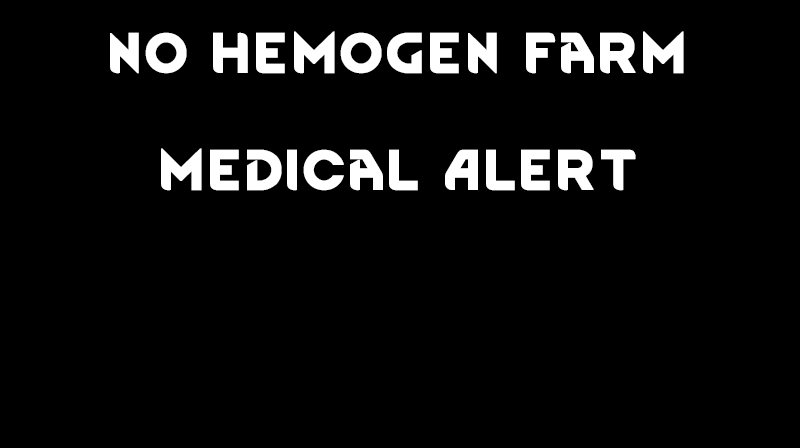
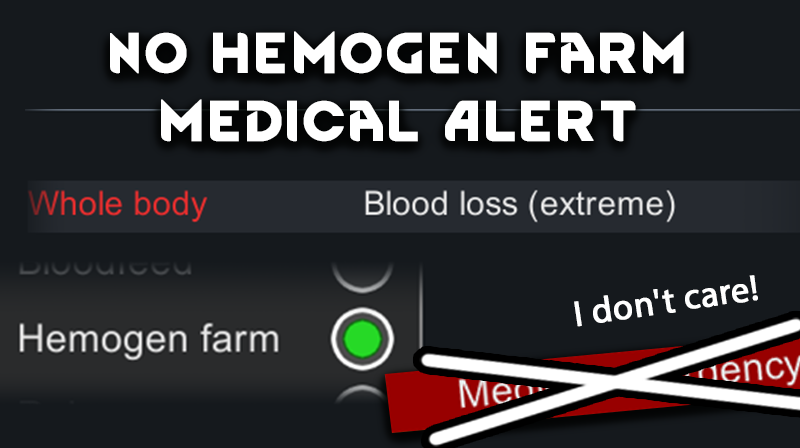
Layers edited between the first and the second 800 × 448 image:
painted on "No Hemogen Farm Medical Alert" over left=161, top=99, right=636, bottom=191
added group "Group 2" with 4 layers above "Group 3" over left=186, top=202, right=800, bottom=448
added layer "I don't care!" in group "Group 2" over left=574, top=275, right=758, bottom=327
added layer "Layer 6" in group "Group 2" over left=419, top=317, right=800, bottom=447
added group "Group 1" with 1 layers in group "Group 2" over left=186, top=202, right=800, bottom=448
added layer "Layer 4" in group "Group 1" over left=186, top=202, right=800, bottom=448
added group "Group 3" with 2 layers above "Layer 5" over left=0, top=246, right=426, bottom=423
added layer "Layer 7" in group "Group 3" over left=301, top=246, right=426, bottom=423
added layer "Layer 3" in group "Group 3" over left=0, top=246, right=364, bottom=423
added layer "Layer 5" above "Layer 2" over left=25, top=109, right=800, bottom=434
painted on "Layer 2" over left=0, top=0, right=800, bottom=448
